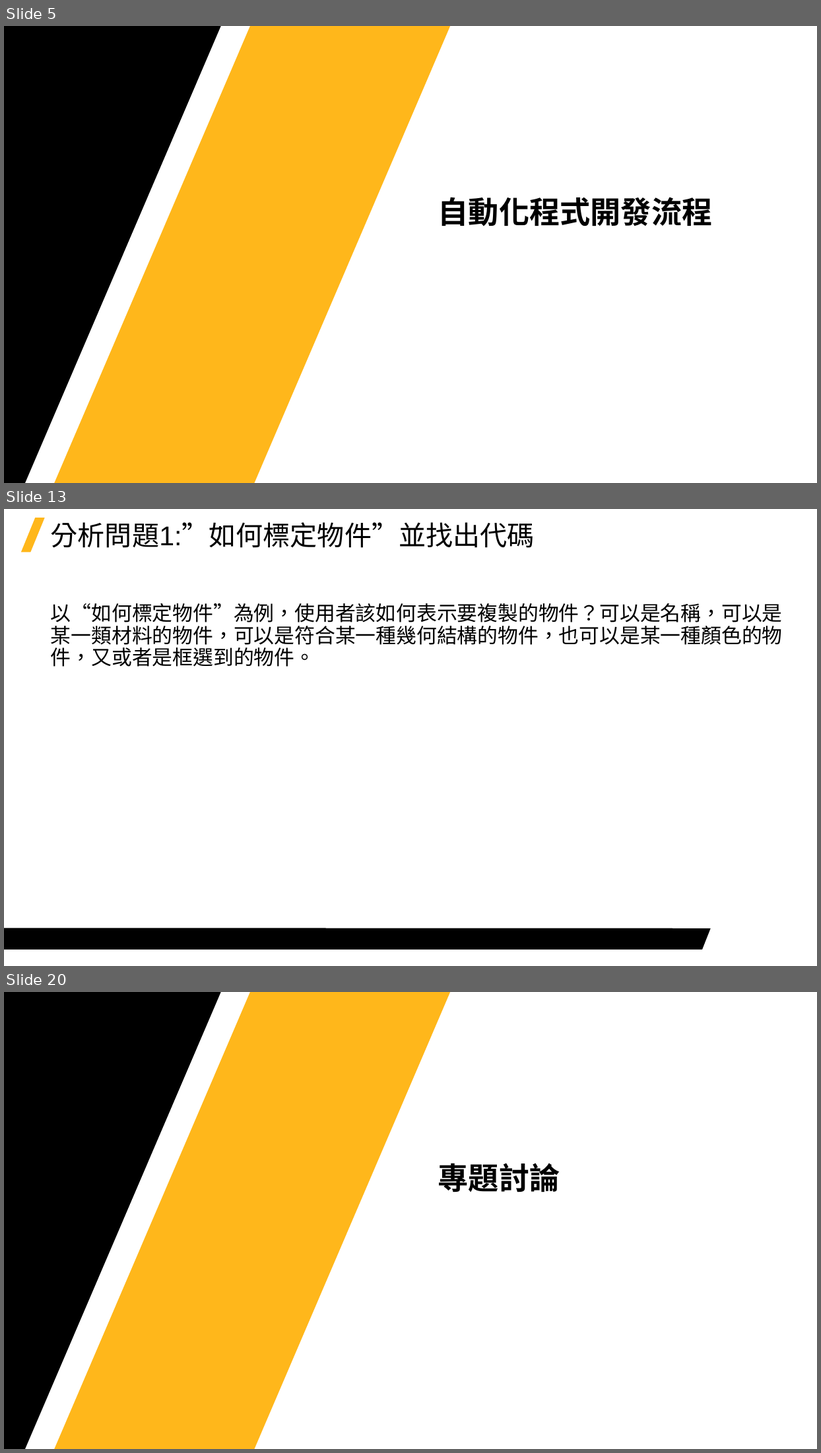
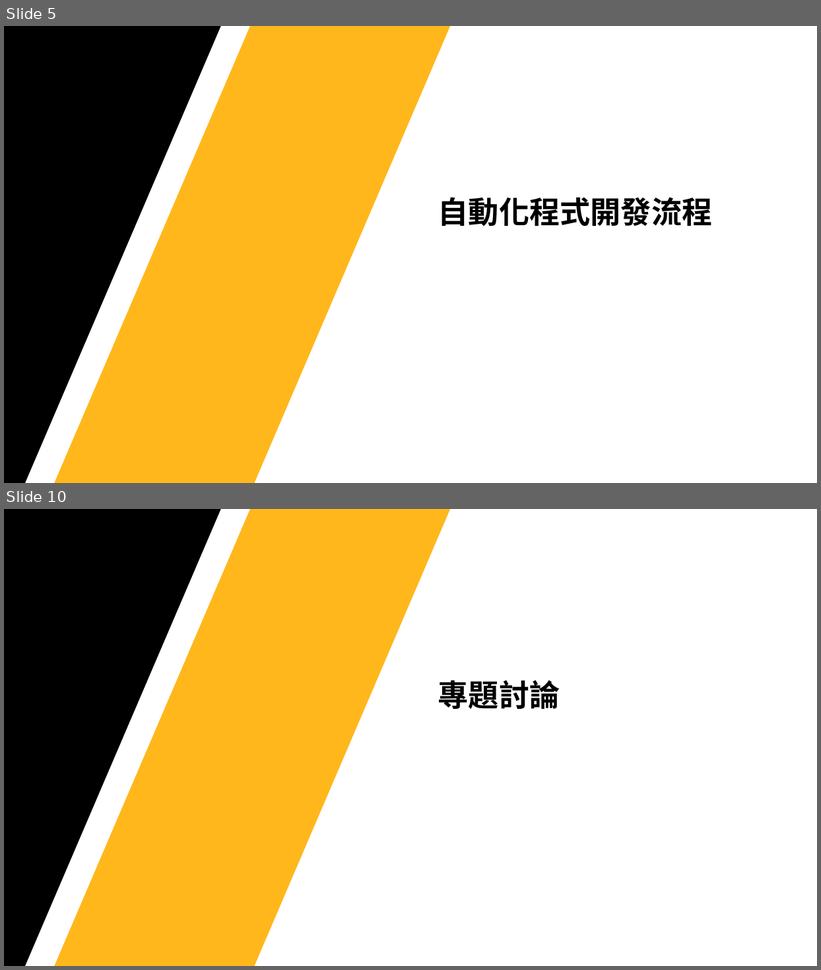
Before and after one commit to Jerrick-cheng/AEDT-Automation-Camp, a slide deck: 上課教材/Week2.pptx. Shown one above the other, each under a label of ours: slides 5, 13 and 20 before the commit, slides 5 and 10 after it; the slides between them are not shown. The pictures are 821x1453 and 821x970 pixels, drawn with LibreOffice and Linux fonts; fonts in the diff are those of the drawing; background and template pictures are left out. Boxes give left, top, right and bottom in pixels: in the first picture for what was removed or moved away, otherwise in the second. Text is boxed around its words. In the diff, an @@ line names an element or a change of style, - is before the commit and + after.

```diff
--- a/上課教材/Week2.pptx
+++ b/上課教材/Week2.pptx
@@ slide 13 removed at (x1=4, y1=509, x2=817, y2=966), background #FFFFFF @@
@@ parallelogram removed at (x1=21, y1=518, x2=45, y2=552) @@
@@ title removed at (x1=51, y1=522, x2=535, y2=548) @@
-分析問題1:”如何標定物件”並找出代碼
@@ text removed at (x1=51, y1=603, x2=783, y2=667) @@
-以“如何標定物件”為例，使用者該如何表示要複製的物件？可以是名稱，可以是某一類材料的物件，可以是符合某一種幾何結構的物件，也可以是某一種顏色的物件，又或者是框選到的物件。
@@ freeform shape removed at (x1=4, y1=929, x2=711, y2=950) @@
@@ what was slide 20 is now slide 10 @@
```
Also in this commit, not shown: 5 slides changed, 9 other slides removed, 5 other files.
